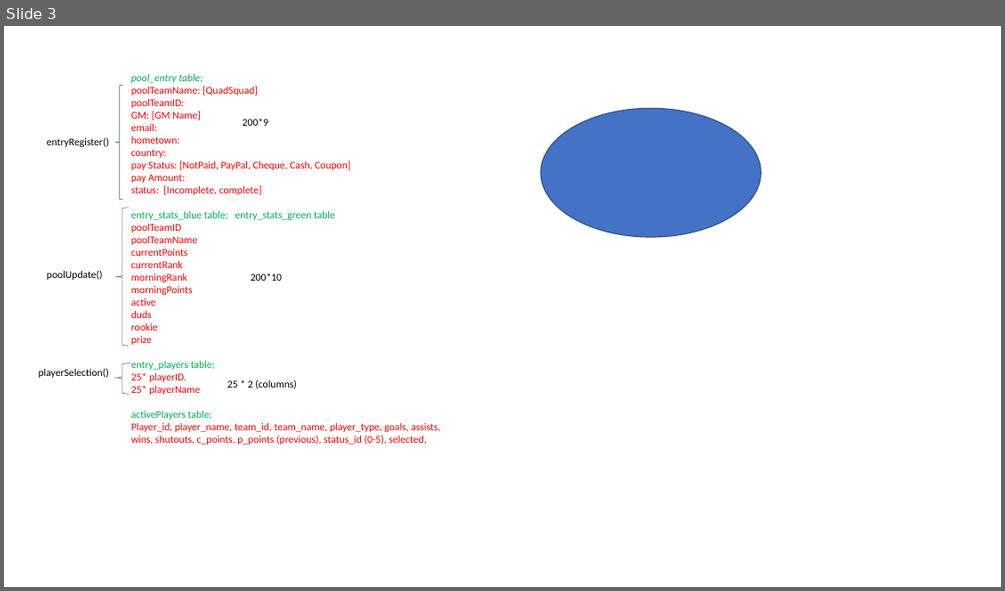
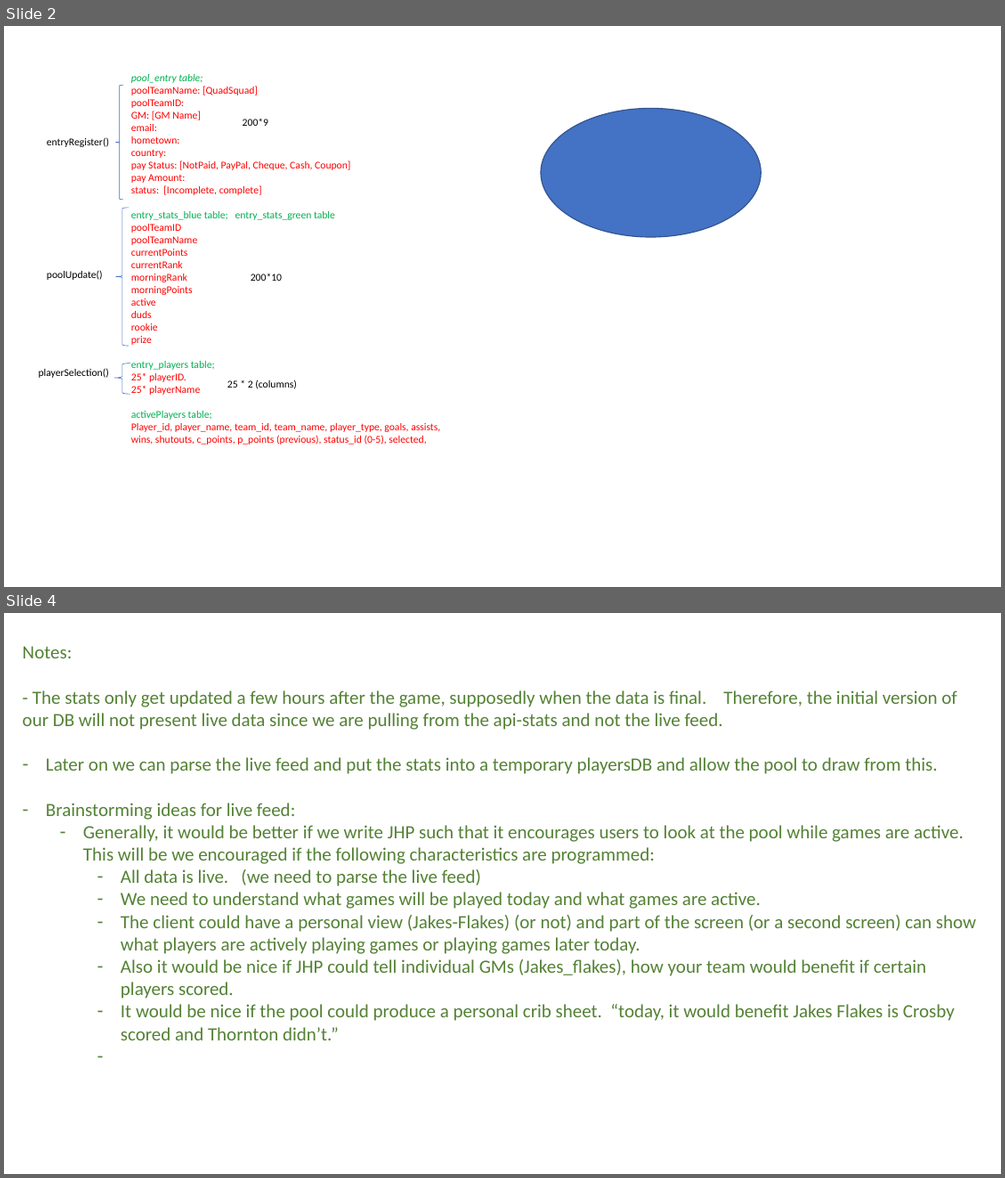
Before and after one commit to melliott18/jakes-hockey-pool, a slide deck: JHP_Design.pptx. Shown one above the other, each under a label of ours: slide 3 before the commit, slides 2 and 4 after it; the slides between them are not shown. The pictures are 1005x591 and 1005x1178 pixels, drawn with LibreOffice and Linux fonts; fonts in the diff are those of the drawing. Boxes give left, top, right and bottom in pixels: in the first picture for what was removed or moved away, otherwise in the second. Text is boxed around its words. In the diff, an @@ line names an element or a change of style, - is before the commit and + after.

Commit message:
Design doc - added ideas page

```diff
--- a/JHP_Design.pptx
+++ b/JHP_Design.pptx
@@ slide 4 added at box(4, 613, 1001, 1174), background #FFFFFF @@
@@ text added at box(23, 646, 976, 1040), 18 pt, text #548235 @@
+Notes:
+- The stats only get updated a few hours after the game, supposedly when the data is final. Therefore, the initial version of our DB will not present live data since we are pulling from the api-stats and not the live feed.
+– Later on we can parse the live feed and put the stats into a temporary playersDB and allow the pool to draw from this.
+– Brainstorming ideas for live feed:
+  – Generally, it would be better if we write JHP such that it encourages users to look at the pool while games are active. This will be we encouraged if the following characteristics are programmed:
+    – All data is live. (we need to parse the live feed)
+    – We need to understand what games will be played today and what games are active.
+    – The client could have a personal view (Jakes-Flakes) (or not) and part of the screen (or a second screen) can show what players are actively playing games or playing games later today.
+    – Also it would be nice if JHP could tell individual GMs (Jakes_flakes), how your team would benefit if certain players scored.
+    – It would be nice if the pool could produce a personal crib sheet. “today, it would benefit Jakes Flakes is Crosby scored and Thornton didn’t.”
@@ what was slide 3 is now slide 2 @@
```
Also in this commit, not shown: 1 slide changed, 1 slide removed.
